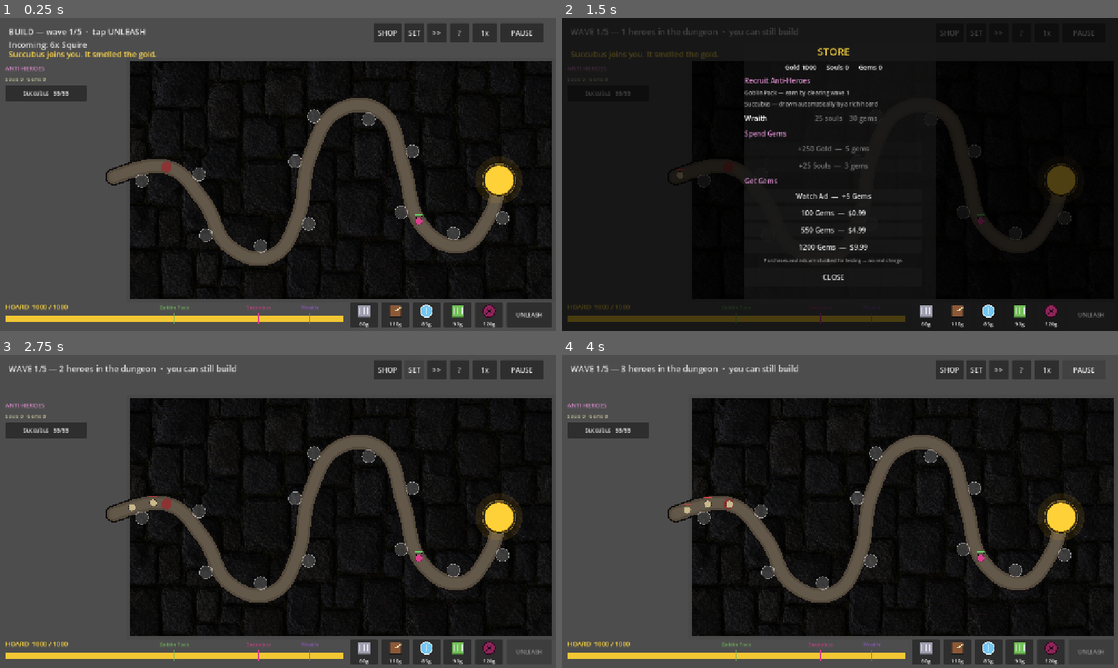
Above: before the commit, frames 1-4 (two rows, left to right).
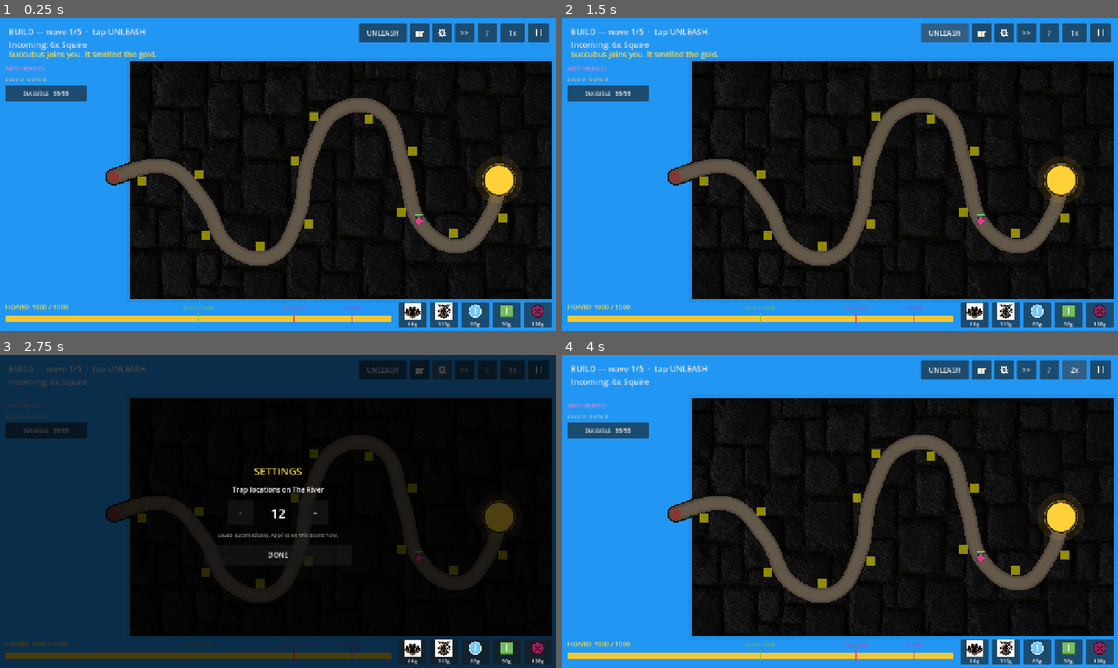
Above: after the commit, the same moments.

Repository: WarlWynd/Dungeon-Defense
Game: Godot game, scene res://scenes/Main.tscn
Same seed, same stepped clock (60 frames per second), same inputs: the game is played once before the commit and once after it.
Inputs (mouse positions are in pixels of both pictures, inside the frame that each line leads up to; where the layout moved, square brackets give the same spot in the first picture):
- Up to frame 1 (0.25 s): no input
- Up to frame 2 (1.5 s): click (979, 33) [951, 33] at 0.5 s; click "UNLEASH" at 1.25 s
- Up to frame 3 (2.75 s): click (444, 370) [417, 370] at 2 s
- Up to frame 4 (4 s): click (1084, 370) at 2.75 s, where only the run before the commit has a clickable "PAUSE"; click (1084, 370) at 3.5 s, where only the run before the commit has a clickable "RESUME"

The runs differ from the first frame. In frame 1, 42% of the frame differs, in the area x 0-100%, y 0-100%; in frame 2, 51%; in frame 3, 50%; in frame 4, 42%.

Commit message:
Wire up trap and build-slot art, icon-based HUD controls
Traps and build slots now use PNG art when present, drawn screen-upright so
sprites read the same in portrait and landscape. Shop, settings, and pause
buttons swap text labels for drawn glyphs, and UNLEASH moves up to the control
row. Commanding an Anti-Hero now snaps the post to the nearest path point and
deselects on clicks into the stone.

Co-Authored-By: Claude Opus 4.8 (1M context) <noreply@anthropic.com>

Diff:
--- a/project.godot
+++ b/project.godot
@@ -38,3 +38,4 @@
 
 renderer/rendering_method="gl_compatibility"
 renderer/rendering_method.mobile="gl_compatibility"
+environment/defaults/default_clear_color=Color(0.129412, 0.588235, 0.952941, 1)
--- a/scripts/autoload/game_data.gd
+++ b/scripts/autoload/game_data.gd
@@ -85,8 +85,10 @@
 	var b := board()
 	if is_maze():
 		return b["junctions"][b["entrance"]]
-	var pts: Array = b["points"]
-	return pts[1] if pts.size() > 1 else pts[0]
+	## The very first path point — the true start of the path (enemies spawn here
+	## and walk in). It may sit just above the stone on boards that enter from off
+	## the top edge; that's where the path itself begins.
+	return b["points"][0]
 
 
 func next_board() -> void:
@@ -193,10 +195,14 @@
 
 
 func _build_traps() -> void:
-	_trap("spike_pit", "Spike Pit", TrapData.Kind.AREA_DAMAGE, 60, 7.0, "physical",
+	var spike := _trap("spike_pit", "Spike Pit", TrapData.Kind.AREA_DAMAGE, 60, 7.0, "physical",
 		46.0, 0.45, Color(0.62, 0.62, 0.68), "Simple. Honest. Pointy.")
-	_trap("crossbow", "Crossbow Turret", TrapData.Kind.TURRET, 110, 13.0, "physical",
+	if ResourceLoader.exists("res://assets/textures/SpikePitTrap.png"):
+		spike.icon = load("res://assets/textures/SpikePitTrap.png")
+	var crossbow := _trap("crossbow", "Crossbow Turret", TrapData.Kind.TURRET, 110, 13.0, "physical",
 		160.0, 0.55, Color(0.55, 0.35, 0.22), "Points at whoever is nearest.")
+	if ResourceLoader.exists("res://assets/textures/CrossBowTrap.png"):
+		crossbow.icon = load("res://assets/textures/CrossBowTrap.png")
 	var frost := _trap("frost_totem", "Frost Totem", TrapData.Kind.SLOW_AURA, 85, 0.0, "physical",
 		130.0, 1.0, Color(0.45, 0.78, 0.95), "Does no damage. Wins the level.")
 	frost.slow_amount = 0.45
--- a/scripts/board.gd
+++ b/scripts/board.gd
@@ -5,6 +5,9 @@
 ## under the World node so it inherits the fit-and-rotate transform.
 
 const STONE_PATH := "res://assets/textures/dungeon_stone.png"
+## Optional build-slot art. Drop a texture here and it replaces the placeholder
+## square below with no other code changes.
+const SLOT_TEX_PATH := "res://assets/textures/build_slot.png"
 const STONE_TINT := Color(0.42, 0.42, 0.46)
 const STONE_SCRIM := Color(0, 0, 0, 0.30)
 
@@ -15,11 +18,14 @@
 var hover: int = -1
 
 var _stone: Texture2D
+var _slot_tex: Texture2D
 
 
 func _ready() -> void:
 	if ResourceLoader.exists(STONE_PATH):
 		_stone = load(STONE_PATH) as Texture2D
+	if ResourceLoader.exists(SLOT_TEX_PATH):
+		_slot_tex = load(SLOT_TEX_PATH) as Texture2D
 
 
 func _draw() -> void:
@@ -115,6 +121,18 @@
 			continue
 		var pos: Vector2 = n["pos"]
 		var hovered := i == hover
-		var col := Color(0.9, 0.9, 0.5, 0.55) if hovered else Color(0.7, 0.7, 0.7, 0.28)
-		draw_circle(pos, 20.0, col)
-		draw_arc(pos, 20.0, 0.0, TAU, 20, Color(1, 1, 1, 0.5), 1.5)
+		## Slot the size of a trap's footprint (matches the crossbow, 28x28). Uses
+		## SLOT_TEX_PATH art if present, else the placeholder square.
+		var half := 14.0
+		if _slot_tex != null:
+			## Draw the slot art SCREEN-UPRIGHT (cancel the board's rotation) so it
+			## reads the same in portrait or landscape, like the trap sprites.
+			var tint := Color(1, 1, 1, 0.95) if hovered else Color(1, 1, 1, 0.55)
+			draw_set_transform(pos, -global_rotation, Vector2.ONE)
+			draw_texture_rect(_slot_tex, Rect2(Vector2(-half, -half), Vector2(half * 2.0, half * 2.0)), false, tint)
+			draw_set_transform(Vector2.ZERO, 0.0, Vector2.ONE)
+		else:
+			var rect := Rect2(pos - Vector2(half, half), Vector2(half * 2.0, half * 2.0))
+			var col := Color(0.9, 0.9, 0.5, 0.55) if hovered else Color(0.7, 0.7, 0.7, 0.28)
+			draw_rect(rect, col)
+			draw_rect(rect, Color(1, 1, 1, 0.5), false, 1.5)
--- a/scripts/main.gd
+++ b/scripts/main.gd
@@ -29,6 +29,7 @@
 var _fast: bool = false
 
 const ROAD_HALF_WIDTH := 25.0
+const COMMAND_REACH := 45.0   ## click within this of the path to post; else deselect
 const NODE_OFFSET := 38.0
 const CANDIDATE_STEP := 34.0
 const PATH_END_MARGIN := 80.0
@@ -377,6 +378,26 @@
 	return PackedVector2Array([to])
 
 
+## Nearest point ON the path (maze tunnel or curve) to an arbitrary point, so a
+## commanded Anti-Hero's post lands on the path rather than in the stone.
+func _snap_to_path(p: Vector2) -> Vector2:
+	if _maze != null:
+		return _maze.nearest_path_point(p)
+	if _curve != null:
+		var pts := _curve.get_baked_points()
+		if pts.is_empty():
+			return p
+		var best: Vector2 = pts[0]
+		var best_d := INF
+		for bp in pts:
+			var d := bp.distance_squared_to(p)
+			if d < best_d:
+				best_d = d
+				best = bp
+		return best
+	return p
+
+
 func _curve_route(from: Vector2, to: Vector2) -> PackedVector2Array:
 	var pts := _curve.get_baked_points()
 	if pts.size() < 2:
@@ -587,8 +608,12 @@
 	## Otherwise, if an Anti-Hero is selected, order it to guard this spot.
 	var sel := _hud.inspected()
 	if sel != null and is_instance_valid(sel) and sel is Minion:
-		(sel as Minion).command_to(design_pos, Callable(self, "_route_between"))
-		_hud.say("%s holds this ground." % (sel as Minion).data.unit_display())
+		var post := _snap_to_path(design_pos)
+		if design_pos.distance_to(post) <= COMMAND_REACH:
+			(sel as Minion).command_to(post, Callable(self, "_route_between"))
+			_hud.say("%s holds this ground." % (sel as Minion).data.unit_display())
+		else:
+			_select(null)   ## clicked into the stone, off the path — just deselect
 		return
 	_select(null)
 
--- a/scripts/maze.gd
+++ b/scripts/maze.gd
@@ -188,6 +188,14 @@
 	return out
 
 
+## The closest point that lies ON the tunnels — used to keep a commanded unit's
+## post on the path instead of out in the stone.
+func nearest_path_point(p: Vector2) -> Vector2:
+	if edges.is_empty():
+		return p
+	return _nearest_edge(p)["q"]
+
+
 func _nearest_edge(p: Vector2) -> Dictionary:
 	var best := {"a": 0, "b": 0, "q": p}
 	var best_d := INF
--- a/scripts/traps/trap.gd
+++ b/scripts/traps/trap.gd
@@ -137,13 +137,16 @@
 	var body := c.lightened(0.5) if flashing else c
 
 	if data.icon != null:
-		## Real art assigned — draw the sprite in place of the glyph.
+		## Real art assigned — draw the sprite SCREEN-UPRIGHT (cancel the board's
+		## portrait/landscape rotation) so it reads the same as the trap tray.
+		draw_set_transform(Vector2.ZERO, -global_rotation, Vector2.ONE)
 		var s := 34.0
 		draw_texture_rect(data.icon, Rect2(Vector2(-s * 0.5, -s * 0.5), Vector2(s, s)), false)
 		if flashing:
 			draw_texture_rect(data.icon, Rect2(Vector2(-s * 0.5, -s * 0.5), Vector2(s, s)), false, Color(1, 1, 1, 0.4))
+		draw_set_transform(Vector2.ZERO, 0.0, Vector2.ONE)
 		if data.kind == TrapData.Kind.TURRET and _muzzle != Vector2.ZERO:
-			draw_line(Vector2.ZERO, _muzzle.normalized() * 18.0, Color(0.95, 0.9, 0.7), 3.0)
+			draw_line(Vector2.ZERO, _muzzle.normalized() * 18.0, Color(0.0, 0.011765, 0.337255), 3.0)
 	else:
 		match data.kind:
 			TrapData.Kind.AREA_DAMAGE:
@@ -154,9 +157,9 @@
 			TrapData.Kind.TURRET:
 				draw_rect(Rect2(Vector2(-13, -13), Vector2(26, 26)), body)
 				if _muzzle != Vector2.ZERO:
-					draw_line(Vector2.ZERO, _muzzle.normalized() * 18.0, Color(0.95, 0.9, 0.7), 3.0)
+					draw_line(Vector2.ZERO, _muzzle.normalized() * 18.0, Color(0.0, 0.011765, 0.337255), 3.0)
 				if flashing and _muzzle != Vector2.ZERO:
-					draw_line(Vector2.ZERO, _muzzle, Color(1, 1, 0.8, 0.5), 1.0)
+					draw_line(Vector2.ZERO, _muzzle, Color(0.0, 0.011765, 0.337255, 0.6), 1.0)
 			TrapData.Kind.SLOW_AURA:
 				draw_circle(Vector2.ZERO, 13.0, body)
 				draw_arc(Vector2.ZERO, 13.0, 0.0, TAU, 20, Color(1, 1, 1, 0.8), 2.0)
--- a/scripts/ui/hud.gd
+++ b/scripts/ui/hud.gd
@@ -25,6 +25,8 @@
 var _tray: HBoxContainer
 var _unleash_btn: Button
 var _pause_btn: Button
+var _pause_icon: Control
+var _paused_state: bool = false
 var _speed_btn: Button
 
 var _bestiary: Bestiary
@@ -69,26 +71,41 @@
 
 	var controls := HBoxContainer.new()
 	controls.set_anchors_preset(Control.PRESET_TOP_RIGHT)
-	controls.offset_left = -420
+	controls.offset_left = -530
 	controls.offset_right = -16
 	controls.offset_top = 12
 	controls.offset_bottom = 56
+	controls.alignment = BoxContainer.ALIGNMENT_END   ## keep the row flush to the right edge
 	controls.add_theme_constant_override("separation", 8)
 	_root.add_child(controls)
 
+	_unleash_btn = Button.new()
+	_unleash_btn.custom_minimum_size = Vector2(110, 44)
+	_unleash_btn.text = "UNLEASH"
+	_unleash_btn.pressed.connect(func(): unleash_pressed.emit())
+	controls.add_child(_unleash_btn)
+
 	var shop_btn := Button.new()
-	shop_btn.custom_minimum_size = Vector2(64, 44)
-	shop_btn.text = "SHOP"
+	shop_btn.custom_minimum_size = Vector2(44, 44)
 	shop_btn.tooltip_text = "Store"
 	shop_btn.pressed.connect(_toggle_store)
 	controls.add_child(shop_btn)
+	var shop_icon := Control.new()
+	shop_icon.set_anchors_preset(Control.PRESET_FULL_RECT)
+	shop_icon.mouse_filter = Control.MOUSE_FILTER_IGNORE
+	shop_icon.draw.connect(_draw_present_icon.bind(shop_icon))
+	shop_btn.add_child(shop_icon)
 
 	var gear_btn := Button.new()
 	gear_btn.custom_minimum_size = Vector2(44, 44)
-	gear_btn.text = "SET"
 	gear_btn.tooltip_text = "Settings"
 	gear_btn.pressed.connect(_toggle_settings)
 	controls.add_child(gear_btn)
+	var gear_icon := Control.new()
+	gear_icon.set_anchors_preset(Control.PRESET_FULL_RECT)
+	gear_icon.mouse_filter = Control.MOUSE_FILTER_IGNORE
+	gear_icon.draw.connect(_draw_gear_icon.bind(gear_icon))
+	gear_btn.add_child(gear_icon)
 
 	var board_btn := Button.new()
 	board_btn.custom_minimum_size = Vector2(44, 44)
@@ -111,15 +128,20 @@
 	controls.add_child(_speed_btn)
 
 	_pause_btn = Button.new()
-	_pause_btn.custom_minimum_size = Vector2(100, 44)
-	_pause_btn.text = "PAUSE"
+	_pause_btn.custom_minimum_size = Vector2(48, 44)
+	_pause_btn.tooltip_text = "Pause / Resume"
 	_pause_btn.pressed.connect(func(): pause_pressed.emit())
 	controls.add_child(_pause_btn)
+	_pause_icon = Control.new()
+	_pause_icon.set_anchors_preset(Control.PRESET_FULL_RECT)
+	_pause_icon.mouse_filter = Control.MOUSE_FILTER_IGNORE
+	_pause_icon.draw.connect(_draw_pause_icon.bind(_pause_icon))
+	_pause_btn.add_child(_pause_icon)
 
 	_hoard_bar = Control.new()
 	_hoard_bar.set_anchors_preset(Control.PRESET_BOTTOM_WIDE)
 	_hoard_bar.offset_left = 12
-	_hoard_bar.offset_right = -490   ## leave the bottom-right for the trap tray
+	_hoard_bar.offset_right = -380   ## leave the bottom-right for the trap tray
 	_hoard_bar.offset_top = -68
 	_hoard_bar.offset_bottom = -12
 	_hoard_bar.mouse_filter = Control.MOUSE_FILTER_IGNORE
@@ -211,13 +233,6 @@
 		col.add_child(cost)
 
 		_tray.add_child(b)
-
-	_unleash_btn = Button.new()
-	_unleash_btn.custom_minimum_size = Vector2(104, 58)
-	_unleash_btn.add_theme_font_size_override("font_size", 13)
-	_unleash_btn.text = "UNLEASH"
-	_unleash_btn.pressed.connect(func(): unleash_pressed.emit())
-	row.add_child(_unleash_btn)
 
 
 ## Left-side list of the Anti-Heroes currently drawn to your hoard. Click a row
@@ -595,8 +610,60 @@
 
 
 func set_controls(paused: bool, fast: bool) -> void:
-	_pause_btn.text = "RESUME" if paused else "PAUSE"
+	_paused_state = paused
+	if _pause_icon != null:
+		_pause_icon.queue_redraw()
 	_speed_btn.text = "2x" if fast else "1x"
+
+
+## Store glyph: a wrapped present — box, lid, ribbon, and a bow on top.
+func _draw_present_icon(icon: Control) -> void:
+	var ctr := icon.size * 0.5
+	var box := Color(0.92, 0.92, 0.92)
+	var ribbon := Color(0.98, 0.78, 0.32)
+	var bx := ctr.x
+	var top := ctr.y - 1.0
+	icon.draw_rect(Rect2(Vector2(bx - 8.0, top), Vector2(16.0, 10.0)), box)              # body
+	icon.draw_rect(Rect2(Vector2(bx - 9.0, top - 3.5), Vector2(18.0, 3.5)), box)         # lid
+	icon.draw_rect(Rect2(Vector2(bx - 1.5, top - 3.5), Vector2(3.0, 13.5)), ribbon)      # ribbon
+	var by := top - 3.5
+	icon.draw_colored_polygon(PackedVector2Array([
+		Vector2(bx, by), Vector2(bx - 7.0, by - 6.0), Vector2(bx - 1.0, by - 0.5)
+	]), ribbon)
+	icon.draw_colored_polygon(PackedVector2Array([
+		Vector2(bx, by), Vector2(bx + 7.0, by - 6.0), Vector2(bx + 1.0, by - 0.5)
+	]), ribbon)
+
+
+## Settings glyph: a simple gear — radial teeth, a ring body, and a center axle.
+func _draw_gear_icon(icon: Control) -> void:
+	var ctr := icon.size * 0.5
+	var col := Color(0.92, 0.92, 0.92)
+	var teeth := 8
+	var r_in := 5.5
+	var r_out := 9.5
+	for i in teeth:
+		var ang := TAU * float(i) / float(teeth)
+		var dir := Vector2(cos(ang), sin(ang))
+		icon.draw_line(ctr + dir * (r_in - 1.0), ctr + dir * r_out, col, 3.5)
+	icon.draw_arc(ctr, r_in, 0.0, TAU, 32, col, 3.0)
+	icon.draw_circle(ctr, 2.0, col)
+
+
+## Pause/resume glyph: two bars while running, a play triangle while paused.
+func _draw_pause_icon(icon: Control) -> void:
+	var ctr := icon.size * 0.5
+	var col := Color(0.92, 0.92, 0.92)
+	if _paused_state:
+		var s := 8.0
+		icon.draw_colored_polygon(PackedVector2Array([
+			ctr + Vector2(-s, -s),
+			ctr + Vector2(-s, s),
+			ctr + Vector2(s + 3.0, 0.0),
+		]), col)
+	else:
+		icon.draw_rect(Rect2(ctr + Vector2(-7.0, -8.0), Vector2(4.0, 16.0)), col)
+		icon.draw_rect(Rect2(ctr + Vector2(3.0, -8.0), Vector2(4.0, 16.0)), col)
 
 
 func set_message(text: String) -> void:
--- a/scripts/ui/inspector.gd
+++ b/scripts/ui/inspector.gd
@@ -212,6 +212,16 @@
 	return lines
 
 
+## Rounded background panel with a colored border, shared by every card.
+func _draw_rounded_panel(rect: Rect2, bg: Color, border: Color, border_w: float, radius: int) -> void:
+	var sb := StyleBoxFlat.new()
+	sb.bg_color = bg
+	sb.border_color = border
+	sb.set_border_width_all(int(border_w))
+	sb.set_corner_radius_all(radius)
+	draw_style_box(sb, rect)
+
+
 ## The trap card. Its whole reason for existing is the priority button at the
 ## top — everything below it is context for that one decision.
 func _draw_trap_card(t: Trap) -> void:
@@ -223,8 +233,8 @@
 	var top := 56.0 if is_turret else 8.0
 	var h := top + 96.0
 
-	draw_rect(Rect2(Vector2.ZERO, Vector2(W, h)), Color(0.06, 0.05, 0.04, 0.92))
-	draw_rect(Rect2(Vector2.ZERO, Vector2(W, h)), Color(d.color, 0.75), false, 2.0)
+	_draw_rounded_panel(Rect2(Vector2.ZERO, Vector2(W, h)),
+			Color(0.06, 0.05, 0.04, 0.92), Color(d.color, 0.75), 2.0, 10)
 
 	if is_turret:
 		_priority_btn.text = "Target: %s   (tap to change)" % Trap.targeting_name(
@@ -262,8 +272,8 @@
 	var f := ThemeDB.fallback_font
 	var h := PAD * 2.0 + 62.0 + float(lines.size()) * 19.0
 
-	draw_rect(Rect2(Vector2.ZERO, Vector2(W, h)), Color(0.06, 0.05, 0.04, 0.92))
-	draw_rect(Rect2(Vector2.ZERO, Vector2(W, h)), Color(col, 0.7), false, 2.0)
+	_draw_rounded_panel(Rect2(Vector2.ZERO, Vector2(W, h)),
+			Color(0.06, 0.05, 0.04, 0.92), Color(col, 0.7), 2.0, 10)
 
 	draw_circle(Vector2(PAD + 9.0, PAD + 10.0), 8.0, col)
 	draw_string(f, Vector2(PAD + 24.0, PAD + 16.0), title,
Binary file added: assets/textures/CrossBowTrap.png
Not shown, added: assets/textures/CrossBowTrap.png.import
Binary file added: assets/textures/CrossBowTrap01.png
Not shown, added: assets/textures/CrossBowTrap01.png.import
Binary file added: assets/textures/CrossBowTrapLS.png
Not shown, added: assets/textures/CrossBowTrapLS.png.import
Binary file added: assets/textures/SpikePitTrap.png
Not shown, added: assets/textures/SpikePitTrap.png.import
Binary file added: assets/textures/build_slot.png
Not shown, added: assets/textures/build_slot.png.import
